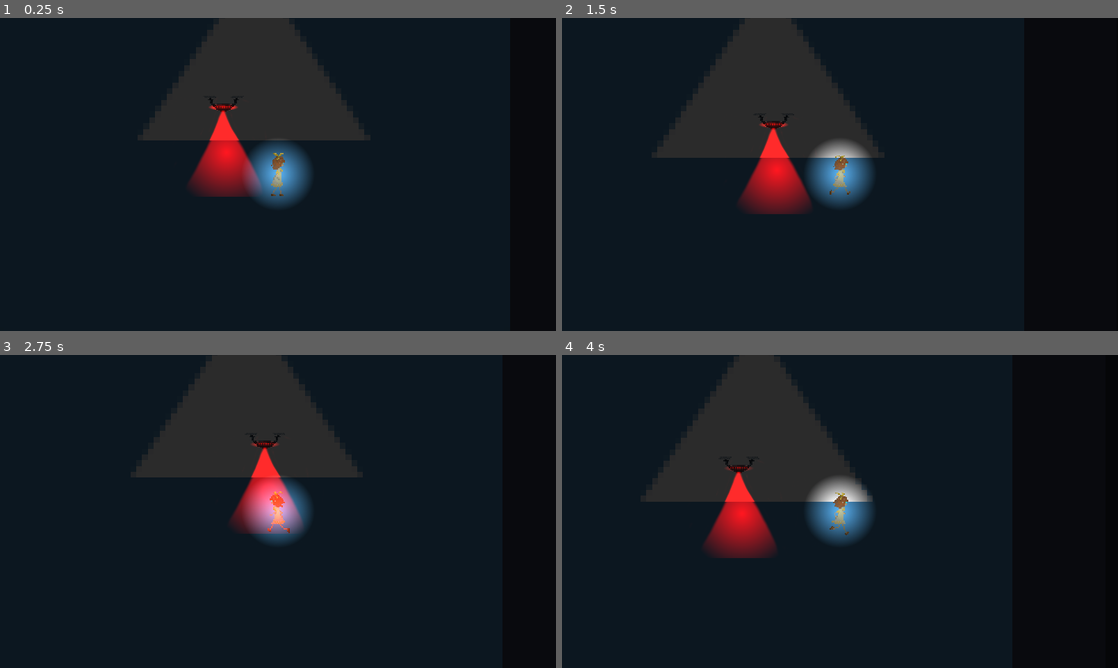
Above: before the commit, frames 1-4 (two rows, left to right).
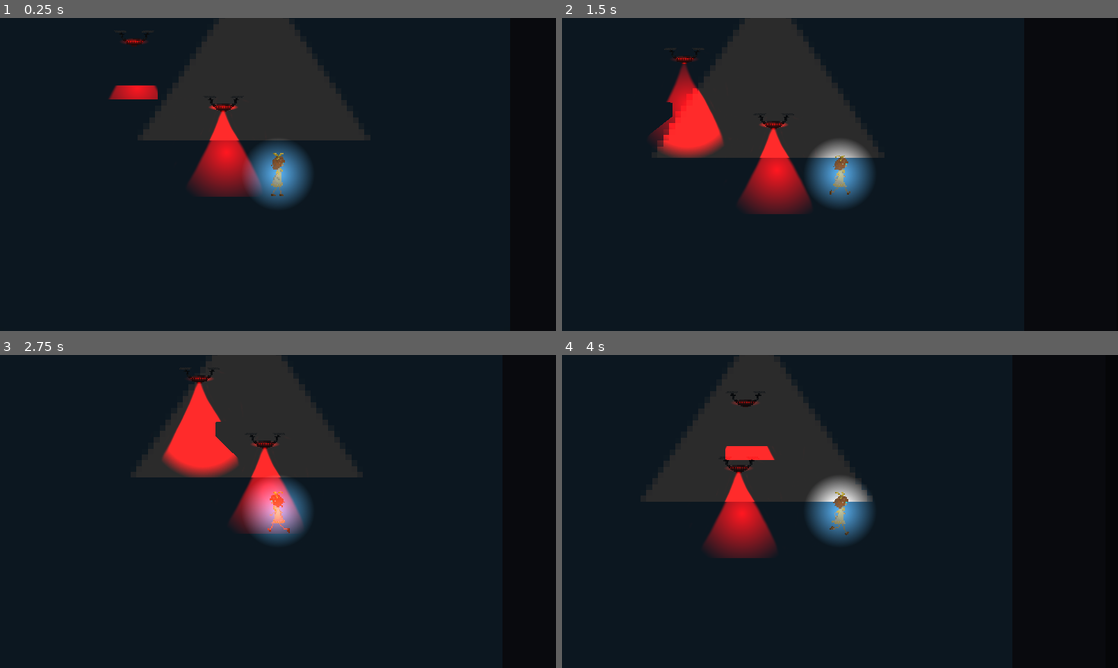
Above: after the commit, the same moments.

Repository: Punniz/Mistrust
Game: Godot game, scene res://world.tscn
Same seed, same stepped clock (60 frames per second), same inputs: the game is played once before the commit and once after it. The engine's default icon, where the game draws it, is replaced by a stand-in: a white triangle on a blue panel in a dark square.
Inputs:
- Up to frame 1 (0.25 s): no input
- Up to frame 2 (1.5 s): tap Enter at 0.5 s; hold Space (interact) 0.53-1.28 s; hold D (move_right) from 0.53 s (still down); tap W (move_up) at 0.77 s; tap Space (interact) at 1.35 s
- Up to frame 3 (2.75 s): tap W (move_up) at 1.52 s; release D (move_right) at 2.03 s; hold A (move_left) from 2.03 s (still down); hold Space (interact) from 2.03 s (still down)
- Up to frame 4 (4 s): release A (move_left) at 2.78 s; release Space (interact) at 2.78 s; hold D (move_right) from 2.78 s (still down); tap Space (interact) at 2.85 s; tap W (move_up) at 3.02, 3.77 s; hold Space (interact) from 3.53 s (still down)

The runs differ from the first frame. In frame 1, 0.4% of the frame differs, in the area x 19-29%, y 6-26%; in frame 2, 2.2%; in frame 3, 2.3%, in the area x 29-52%, y 4-57%; in frame 4, 0.5%.

Commit message:
Feat: Add another drone in World

Diff:
--- a/world.tscn
+++ b/world.tscn
@@ -37,6 +37,30 @@
 
 [sub_resource type="CircleShape2D" id="CircleShape2D_q8jtr"]
 radius = 91.7878
+
+[sub_resource type="Curve2D" id="Curve2D_j3jiy"]
+_data = {
+"points": PackedVector2Array(0, 0, 0, 0, 0, 0, 0, 0, 0, 0, 1000, 0)
+}
+point_count = 2
+
+[sub_resource type="GDScript" id="GDScript_h1osv"]
+script/source = "extends Path2D
+#class_name Drone
+
+
+@export var speed: float = 100.0
+
+
+@onready var path_follow: PathFollow2D = $PathFollow2D
+
+
+func _physics_process(delta: float) -> void:
+	if path_follow.progress_ratio == 0 or path_follow.progress_ratio == 1:
+		speed = -speed
+
+	path_follow.progress += speed * delta
+"
 
 [node name="World" type="Node2D"]
 
@@ -128,6 +152,11 @@
 [node name="Drone" parent="Enemies" instance=ExtResource("5_0vjn5")]
 position = Vector2(383, 349)
 
+[node name="Drone2" parent="Enemies" instance=ExtResource("5_0vjn5")]
+position = Vector2(75, 123)
+curve = SubResource("Curve2D_j3jiy")
+script = SubResource("GDScript_h1osv")
+
 [node name="DirectionalLight2D" type="DirectionalLight2D" parent="."]
 energy = 0.0
 
Not shown: 1 places in world.tscn that only renumber resources
